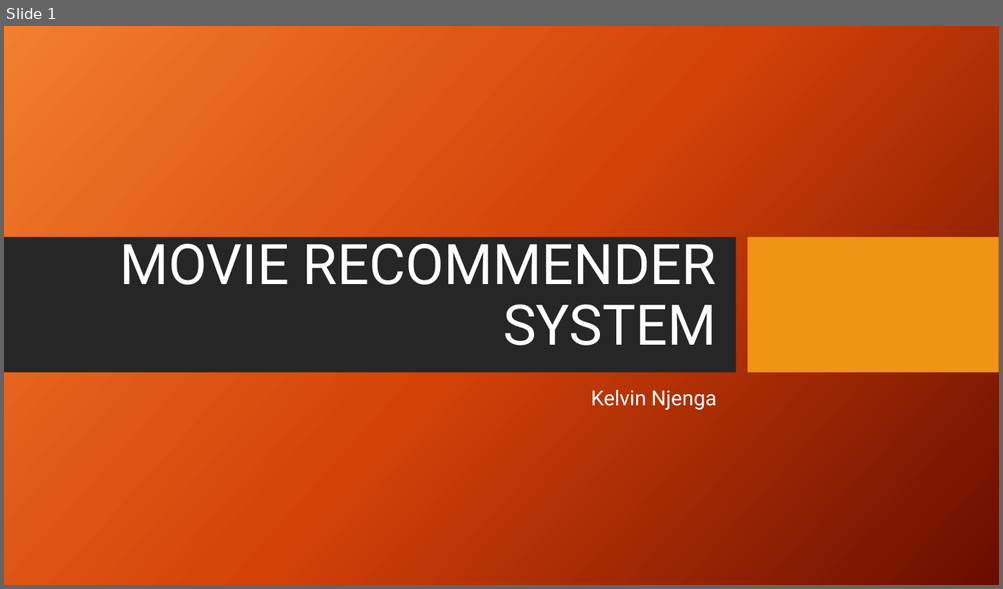
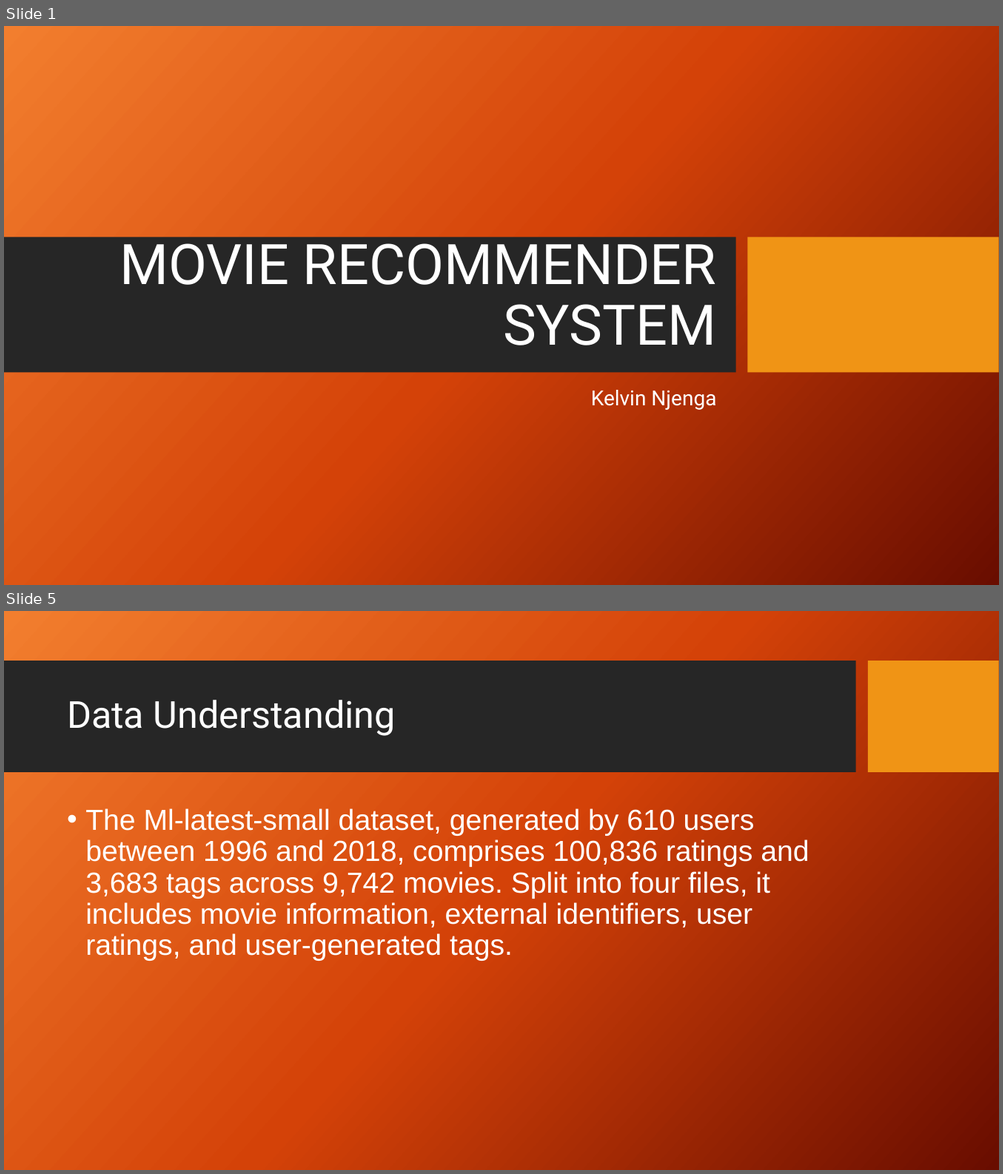
Before and after one commit to djdrjeff/Phase_4_Project, a slide deck: Presentation1.pptx. Shown one above the other, each under a label of ours: slide 1 before the commit, slides 1 and 5 after it; the slides between them are not shown. The pictures are 1003x589 and 1003x1174 pixels, drawn with LibreOffice and Linux fonts; fonts in the diff are those of the drawing; background and template pictures are left out. Boxes give left, top, right and bottom in pixels: in the first picture for what was removed or moved away, otherwise in the second. Text is boxed around its words. In the diff, an @@ line names an element or a change of style, - is before the commit and + after.

```diff
--- a/Presentation1.pptx
+++ b/Presentation1.pptx
@@ slide 5 added at <box>4,611,999,1170</box>, background picture (left out) @@
@@ rectangle added at <box>4,661,855,773</box>, fill #262626 @@
@@ rectangle added at <box>868,661,999,773</box>, fill #F09415 @@
@@ title added at <box>67,700,395,736</box>, 36 pt, text #FFFFFF @@
+Data Understanding
@@ text added at <box>85,809,808,961</box>, 28 pt, text #FFFFFF @@
+• The Ml-latest-small dataset, generated by 610 users between 1996 and 2018, comprises 100,836 ratings and 3,683 tags across 9,742 movies. Split into four files, it includes movie information, external identifiers, user ratings, and user-generated tags.
```
Also in this commit, not shown: 1 slide changed, 3 other slides added.
